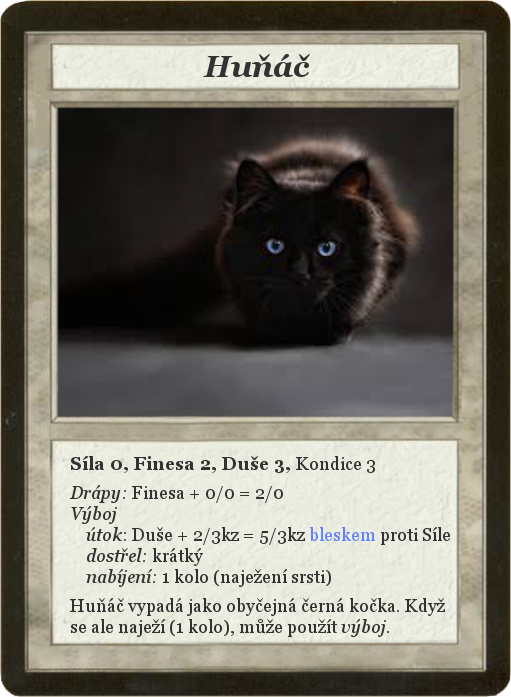
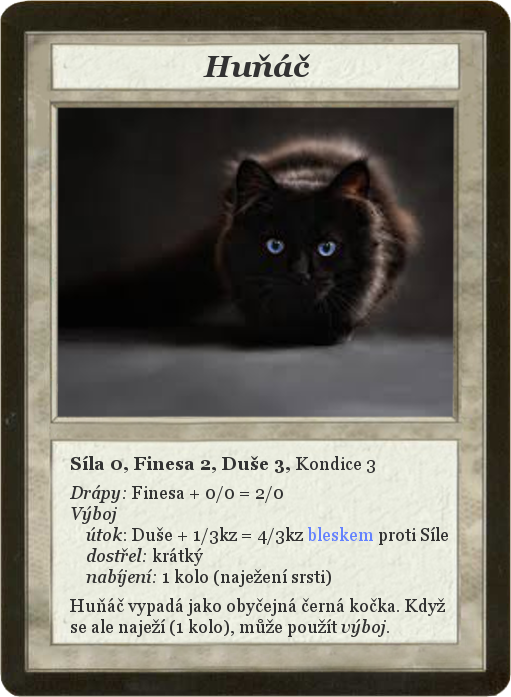
Before/after of a 511x697 layered artwork. What changed in the layer stack:
painted on "Síla 0, Finesa 2, Duše 3, Kond..." over [194, 527, 450, 545]
